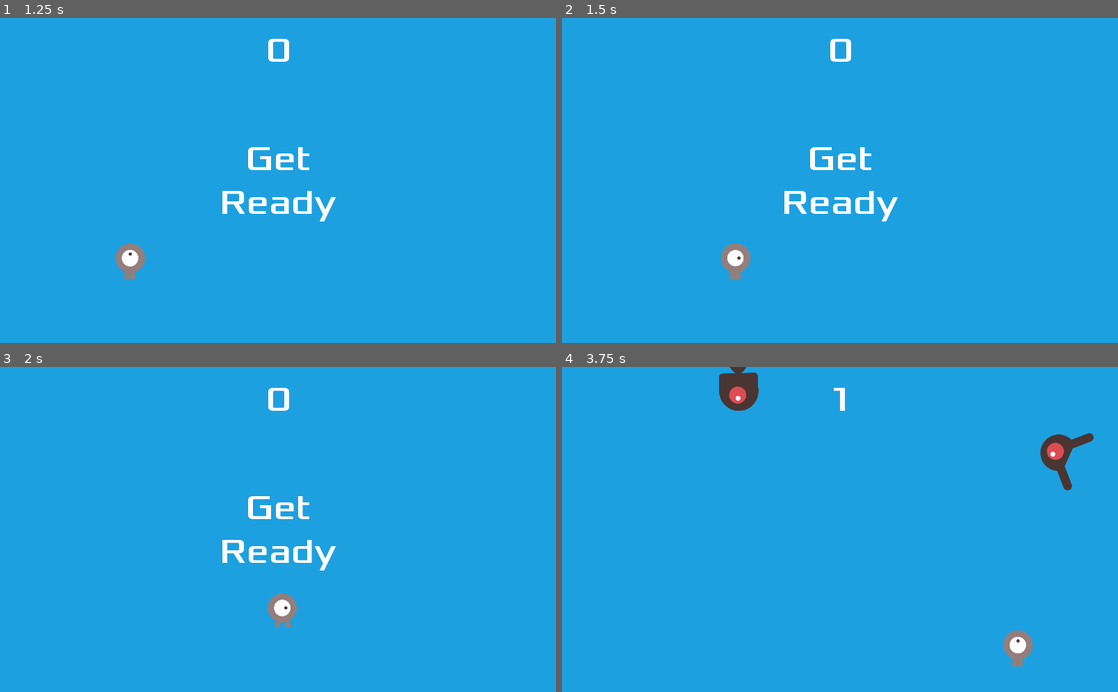
Above: before the commit, frames 1-4 (two rows, left to right).
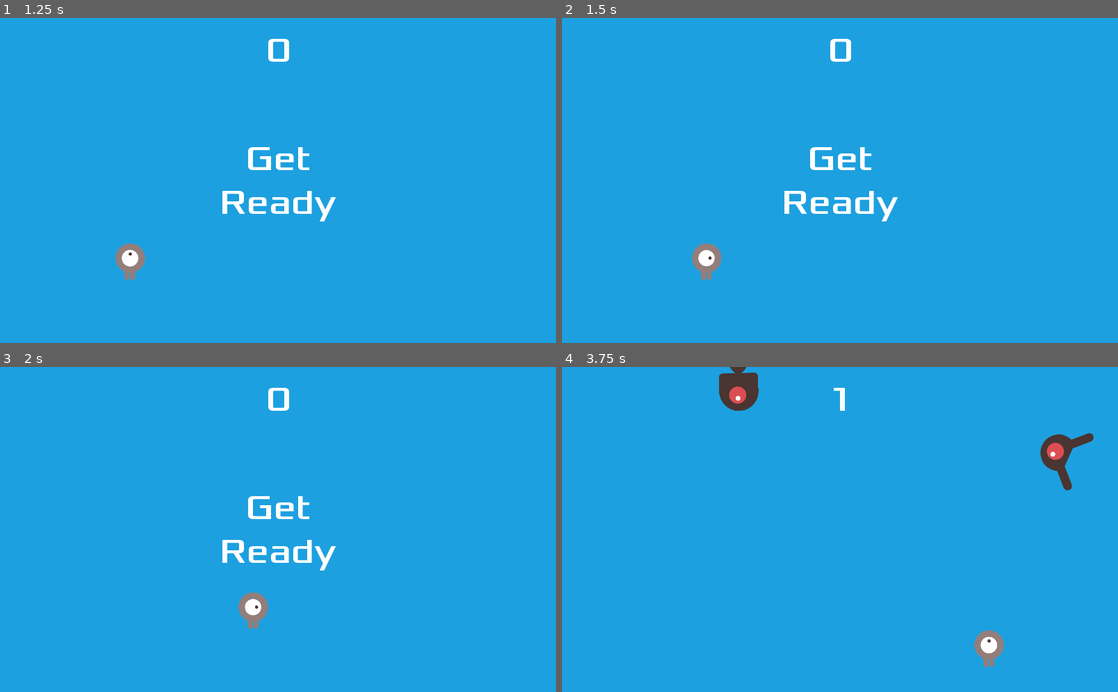
Above: after the commit, the same moments.

Repository: peter201943/dodge-the-creeps
Game: Godot game, scene res://scene/Main.tscn
The game is run twice, just before and just after one commit, with the same random seed, the same clock (stepped at 60 frames per second) and the same inputs.
Inputs (mouse positions are in pixels of both pictures, inside the frame that each line leads up to):
- Up to frame 1 (1.25 s): click "Start" at 0.5 s
- Up to frame 2 (1.5 s): tap Enter at 1.25 s; move the mouse to (962, 164) at 1.27 s; hold Right (ui_right) from 1.28 s (still down); click (962, 164) at 1.42 s
- Up to frame 3 (2 s): keep holding Right (ui_right)
- Up to frame 4 (3.75 s): move the mouse to (728, 545) at 2.02 s; release Right (ui_right) at 2.03 s; hold Down (ui_down) 2.03-2.78 s; click (728, 545) at 2.17 s; move the mouse to (895, 458) at 2.77 s; hold Right (ui_right) 2.78-3.53 s; click (895, 458) at 2.92 s; move the mouse to (812, 594) at 3.52 s; hold Up (ui_up) from 3.53 s (still down); click (812, 594) at 3.67 s

Frame 1 is identical in both runs. In frame 2, 0.8% of the frame differs, in the area x 23-34%, y 69-81%; in frame 3, 0.8%; in frame 4, 0.8%, in the area x 74-85%, y 80-93%.

Commit message:
Cursor Input Mode does not scale?

Diff:
--- a/script/Player.gd
+++ b/script/Player.gd
@@ -19,6 +19,8 @@
 # CONSTANTS
 const my_sprite_name := "Sprite"	# How we call what we animate
 const hitbox_name := "Hitbox"		# How we call our collider
+const cursor_mode := 0				# If we are using mouse/touch to move
+const keyboard_mode := 1			# If we are using keys to move
 
 
 
@@ -28,6 +30,8 @@
 var screen_size  					# Size of the game window.
 var my_sprite						# What we actually animate
 var hitbox							# What stuff collides with
+var move_target						# Where we move towards
+var move_mode						# How we track which mode to use
 
 
 
@@ -39,7 +43,7 @@
 	_set_sprite()
 	_set_hitbox()
 	#_connect_signals()
-	hide()
+	self.hide()
 
 func _process(delta):
 	_read_input(delta)
@@ -47,7 +51,7 @@
 
 
 
-# HELPERS
+# READY HELPERS
 func _set_screen_size():
 	# Sets the `screen_size` variable
 	screen_size = get_viewport_rect().size
@@ -66,18 +70,50 @@
 	# ATTN: NOT IN USE !!!
 	get_parent().get_node("mob").connect("body_entered", self, "_on_Player_body_entered")
 
+
+
+
+# INPUT HELPERS
+func _input(event):
+	# Change the target whenever a touch event happens
+	if event is InputEventScreenTouch and event.pressed:
+		move_mode = cursor_mode
+		move_target = event.position
+		print(move_target)
+
 func _read_input(delta):
 	# Decodes the player keypresses and trigger the corresponding events
 	# Reset the player's movement vector.
 	var velocity = Vector2()
-	# Check each input option
+	# Check input mode
+	if move_mode == cursor_mode:
+		velocity = _read_keyboard(velocity)
+	elif move_mode == keyboard_mode:
+		velocity = _read_cursor(velocity)
+	# Apply polishing effects
+	velocity = _produce_velocity(velocity)
+	_apply_animation(velocity)
+	_apply_position(velocity, delta)
+
+func _read_keyboard(velocity):
+	# Check each input option for keys
 	velocity = _input_up(velocity)
 	velocity = _input_down(velocity)
 	velocity = _input_left(velocity)
 	velocity = _input_right(velocity)
-	velocity = _produce_velocity(velocity)
-	_apply_animation(velocity)
-	_apply_position(velocity, delta)
+	return velocity
+
+func _read_cursor(velocity):
+	# Check the input event for cursor
+	# Cannot use keys until arrive at target
+	print("dist=" + str(position.distance_to(move_target)))
+	print("pos=" + str(position) + " trg=" + str(move_target))
+	if position.distance_to(move_target) > 10:
+		velocity = (move_target - position).normalized() * speed
+	else:
+		velocity = Vector2()
+		move_mode = keyboard_mode
+	return velocity
 
 
 
@@ -155,12 +191,13 @@
 func start(pos):
 	# Re-Initializes the player at the given position
 	self.position = pos
-	show()
+	move_target = pos
+	move_mode = keyboard_mode
+	self.show()
 	hitbox.disabled = false
 
 func _on_Player_body_entered(_body):
 	# Whenever the player collides with _anything_, the game is over
-	print("HIT!")
 	hide()
 	emit_signal("hit")
 	hitbox.set_deferred("disabled", true)
